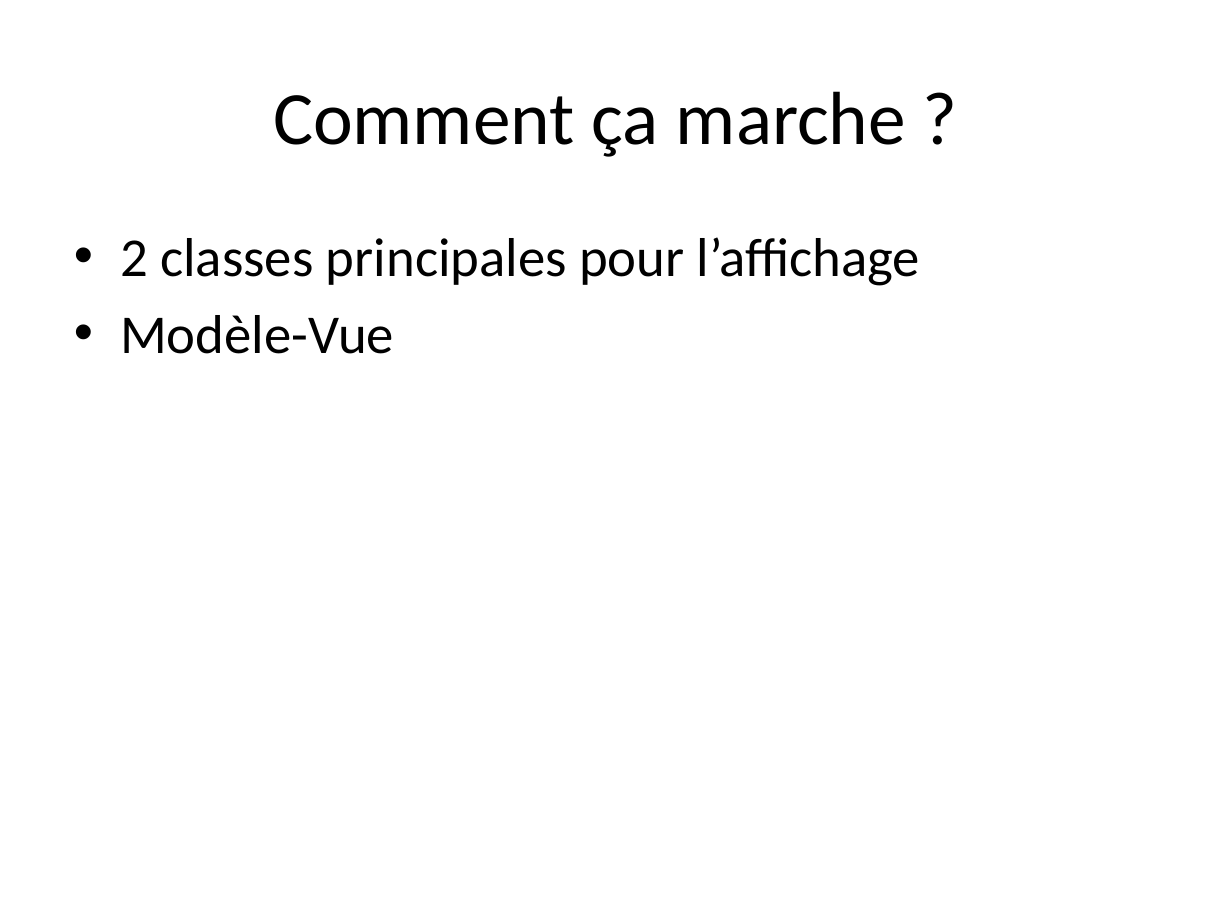
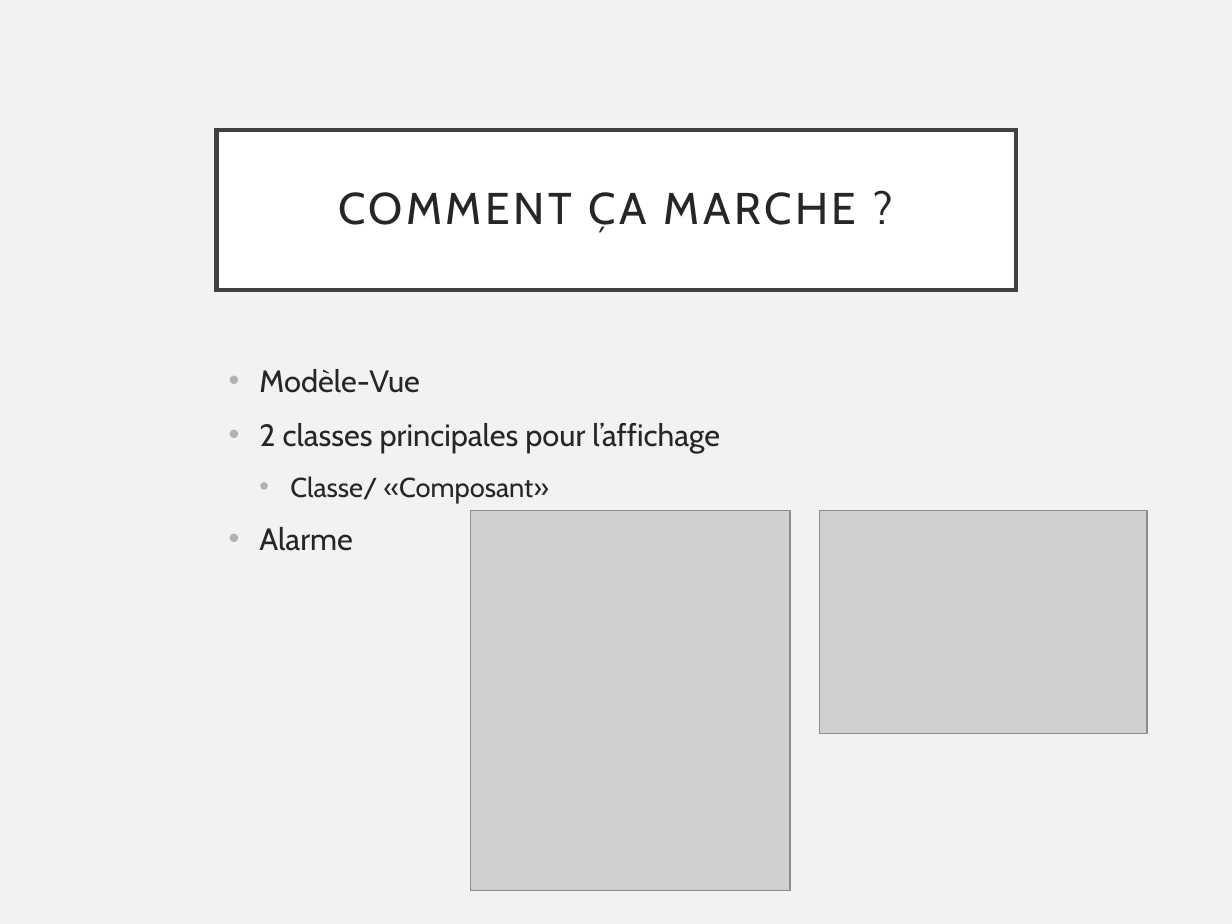
Before and after one commit to SvenWikberg/MultiClock, a slide deck: slide 6 of doc/MultiClock_presentation.pptx. Drawn at 1232x924 pixels with LibreOffice and Linux fonts; fonts in the diff are those of the drawing; grey boxes stand for pictures. Boxes give left, top, right and bottom in pixels: in the first picture for what was removed or moved away, otherwise in the second. Text is boxed around its words. In the diff, an @@ line names an element or a change of style, - is before the commit and + after.

Commit message:
presentation vOK

```diff
--- a/doc/MultiClock_presentation.pptx
+++ b/doc/MultiClock_presentation.pptx
@@ background #FFFFFF to #F2F2F2 @@
@@ title "COMMENT ÇA MARCHE ?": place and size @@
-title "COMMENT ÇA MARCHE ?" at <box>273,91,906,157</box>
+title "COMMENT ÇA MARCHE ?" at <box>217,129,1016,290</box>
@@ title "COMMENT ÇA MARCHE ?" at <box>217,129,1016,290</box>: fill none to #FFFFFF; outline none to #404040 2.5 pt @@
@@ title at <box>339,192,857,233</box>: text changed; size 44 to 26 pt; font Calibri to Cabin; text colour #000000 to #262626 @@
-Comment ça marche ?
+COMMENT ÇA MARCHE ?
@@ text "Modèle-Vue": place and size @@
-text "Modèle-Vue" at <box>120,237,920,354</box>
+text "Modèle-Vue" at <box>259,369,720,551</box>
@@ text at <box>259,369,419,393</box>: paragraph added @@
+• Modèle-Vue
@@ text at <box>259,423,720,453</box>: size 32 to 18 pt, font Calibri to Cabin, text colour #000000 to #262626 in "2 classes principales pour l’affichage"; indent changed; more space between paragraphs @@
@@ text at <box>259,476,549,551</box>: text changed; size 32 to 16 pt; font Calibri to Cabin; text colour #000000 to #262626 @@
-• Modèle-Vue
+  • Classe/ «Composant»
+• Alarme
@@ picture added at <box>471,510,790,890</box> @@
@@ picture added at <box>819,510,1147,733</box> @@
```
Also in this commit, not shown: 7 other slides changed, 1 slide added, 2 slides removed, 10 other files.
